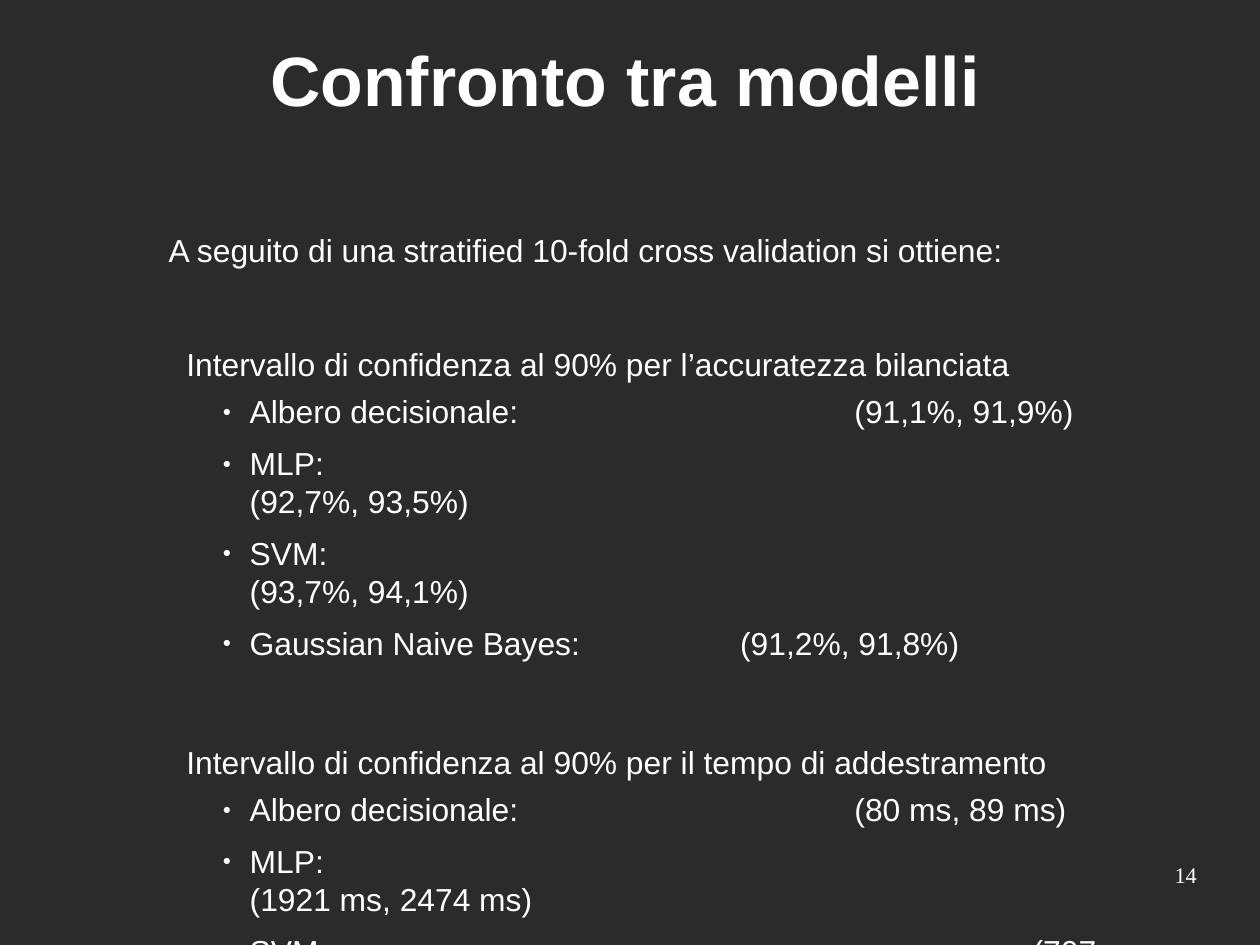
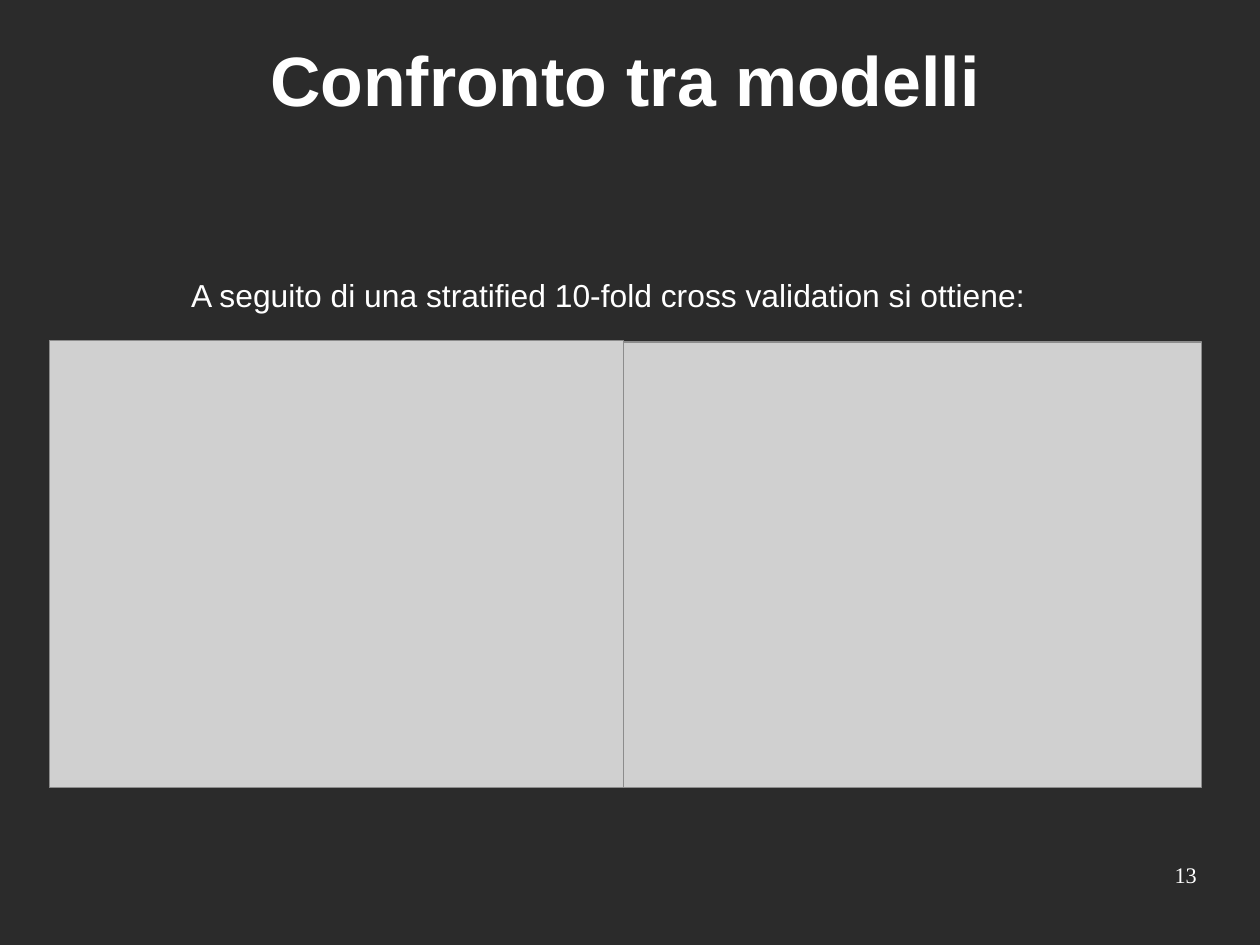
Before and after one commit to mattia010/dry_beans_ML, a slide deck: slide 13 of report/presentation_slides.odp (slide 14 before the commit). Drawn at 1260x945 pixels with LibreOffice and Linux fonts; fonts in the diff are those of the drawing; grey boxes stand for pictures; background and template pictures are left out; a plain dark background stands for a picture behind light text. Boxes give left, top, right and bottom in pixels: in the first picture for what was removed or moved away, otherwise in the second. Text is boxed around its words. In the diff, an @@ line names an element or a change of style, - is before the commit and + after.

```diff
--- a/report/presentation_slides.odp
+++ b/report/presentation_slides.odp
@@ text removed at <box>169,239,1074,917</box> @@
-A seguito di una stratified 10-fold cross validation si ottiene:
-Intervallo di confidenza al 90% per l’accuratezza bilanciata
-    ● Albero decisionale: (91,1%, 91,9%)
-    ● MLP: (92,7%, 93,5%)
-    ● SVM: (93,7%, 94,1%)
-    ● Gaussian Naive Bayes: (91,2%, 91,8%)
-Intervallo di confidenza al 90% per il tempo di addestramento
-    ● Albero decisionale: (80 ms, 89 ms)
-    ● MLP: (1921 ms, 2474 ms)
-    ● SVM: (707 ms, 945 ms)
-    ● Gaussian Naive Bayes: (4 ms, 6 ms)
@@ text added at <box>191,284,1024,313</box>, 20 pt, text #FFFFFF @@
+A seguito di una stratified 10-fold cross validation si ottiene:
@@ picture added at <box>49,341,623,788</box> @@
@@ picture added at <box>624,342,1202,788</box> @@
@@ page number at <box>1175,868,1197,884</box>: text changed @@
-14
+13
```
Also in this commit, not shown: 8 other slides changed, 1 slide removed, 9 other files.
